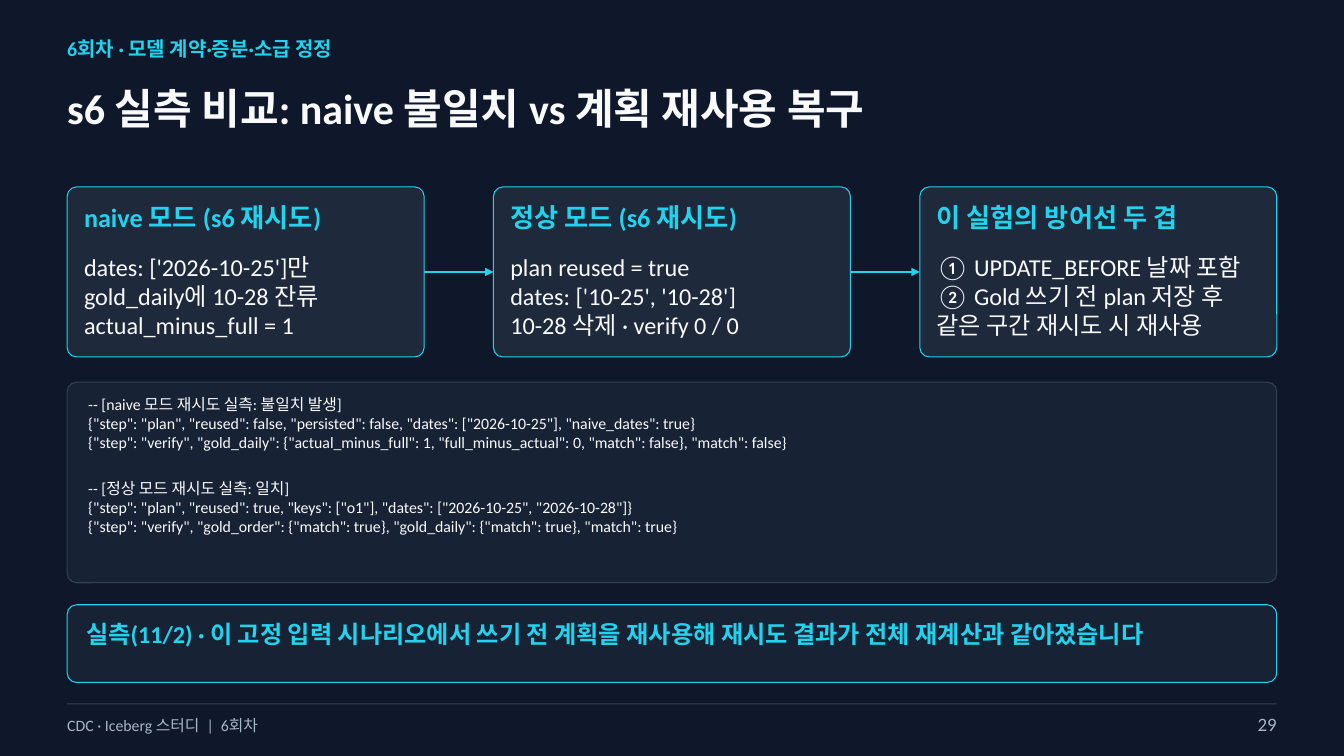
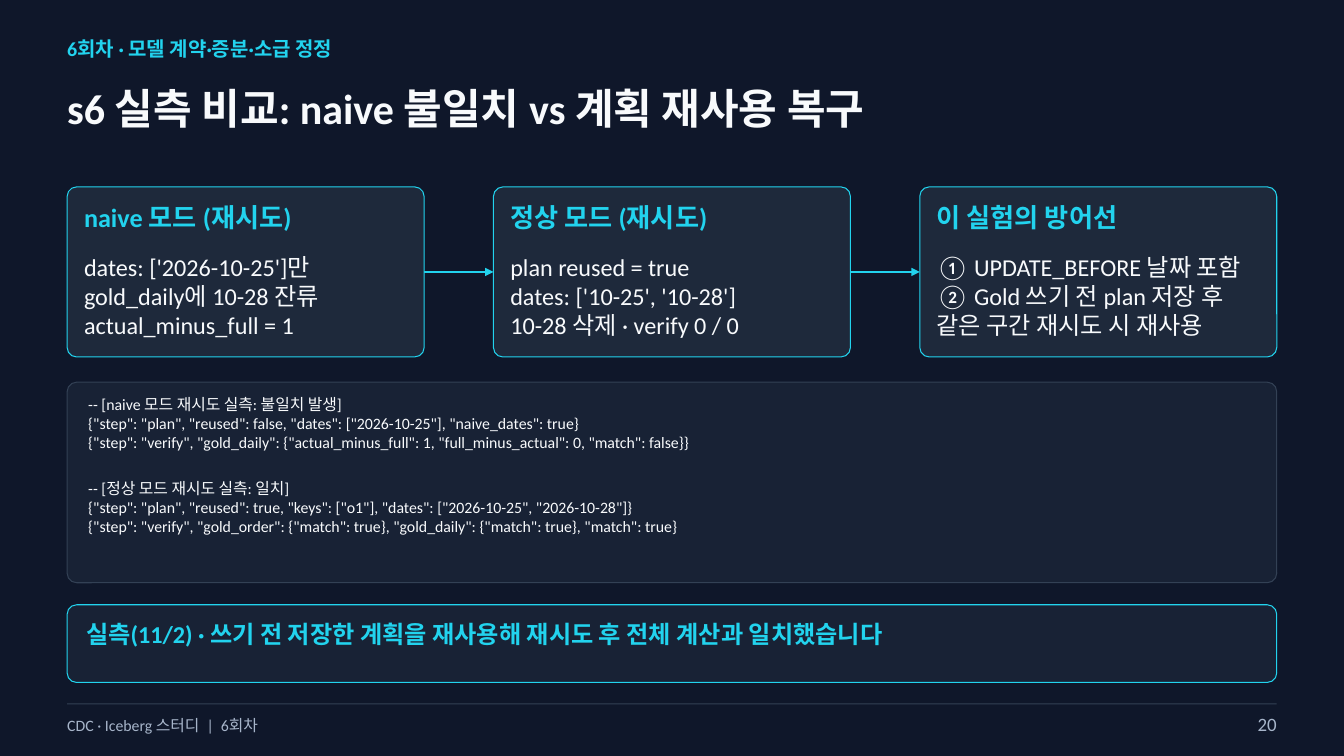
Before and after one commit to kim-dabin/cdc-lakehouse-study, a slide deck: slide 20 of labs/session06/slides/06-session06-student.pptx (slide 29 before the commit). Drawn at 1344x756 pixels with LibreOffice and Linux fonts; fonts in the diff are those of the drawing. Boxes give left, top, right and bottom in pixels: in the first picture for what was removed or moved away, otherwise in the second. Text is boxed around its words. In the diff, an @@ line names an element or a change of style, - is before the commit and + after.

```diff
--- a/labs/session06/slides/06-session06-student.pptx
+++ b/labs/session06/slides/06-session06-student.pptx
@@ text at (84,206,292,231): text changed @@
-naive 모드 (s6 재시도)
+naive 모드 (재시도)
@@ text at (510,205,708,231): text changed @@
-정상 모드 (s6 재시도)
+정상 모드 (재시도)
@@ text at (937,205,1117,230): text changed @@
-이 실험의 방어선 두 겹
+이 실험의 방어선
@@ text at (88,417,689,451): text changed @@
-{"step": "plan", "reused": false, "persisted": false, "dates": ["2026-10-25"], "naive_dates": true}
-{"step": "verify", "gold_daily": {"actual_minus_full": 1, "full_minus_actual": 0, "match": false}, "match": false}
+{"step": "plan", "reused": false, "dates": ["2026-10-25"], "naive_dates": true}
+{"step": "verify", "gold_daily": {"actual_minus_full": 1, "full_minus_actual": 0, "match": false}}
@@ text at (86,622,882,647): text changed @@
-실측(11/2) · 이 고정 입력 시나리오에서 쓰기 전 계획을 재사용해 재시도 결과가 전체 재계산과 같아졌습니다
+실측(11/2) · 쓰기 전 저장한 계획을 재사용해 재시도 후 전체 계산과 일치했습니다
@@ text at (1258,719,1277,731): text changed @@
-29
+20
```
Also in this commit, not shown: 20 other slides changed, 11 slides removed, 3 other files.
